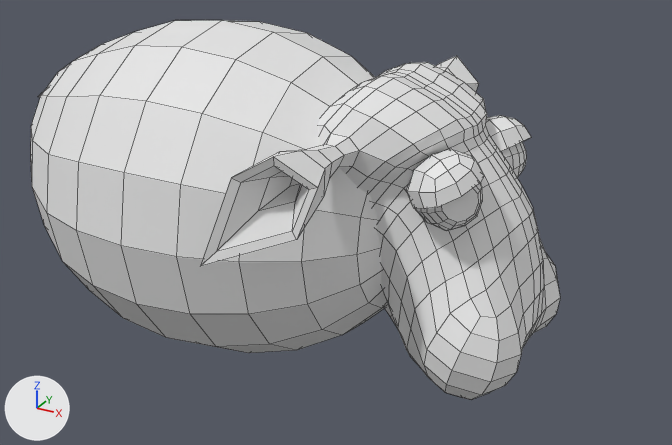
The FBX model Assets/LD35/Models/Sheep.fbx as it was, and as the next commit left it.
Rendered twice from a 50 mm camera at (4.52, -6.3, 4.85) aimed at (1.0, 0.1, 1.65). The lights are fixed; the arrows at lower left show +X, +Y and +Z. Mesh edges are drawn as thin lines.

Names of what the first picture shows: 'ShBody', 'ShEyes', 'ShHead'.
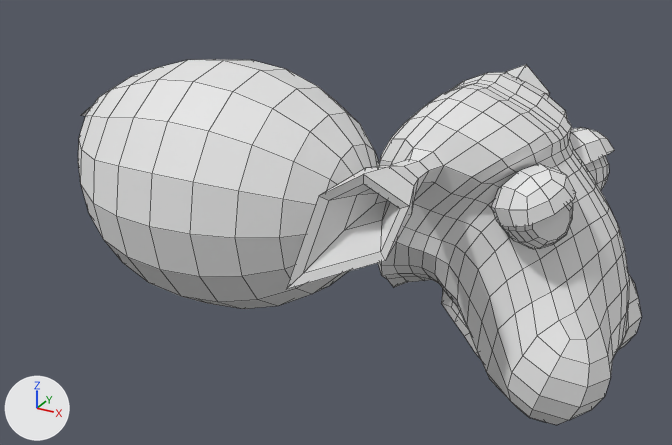
Commit message: Tweak sheep body size

Pixel boxes [x1, y1, x2, y2] of what changed, in the pictures (672 x 445 px):
'ShBody', mesh rescaled
    before: [31, 20, 387, 353]
    after: [78, 59, 379, 309]
'ShHead', moved
    before: [200, 56, 560, 400]
    after: [286, 64, 642, 425]
'ShEyes', moved
    before: [406, 115, 531, 230]
    after: [491, 127, 615, 249]

The change, as a diff of the scene's bpy script:
```diff
--- a/Assets/LD35/Models/Sheep.fbx.py
+++ b/Assets/LD35/Models/Sheep.fbx.py
@@ me_body @@
 me_body.from_pydata(...)  # 183 vertices, 198 faces; spans x -4.86..-0.73, y -1.45..1.45, z -1.23..1.67
 # used by ob_shbody; location = (2.623, 0.0, 1.621)
+# me_body part 1: the whole mesh is scaled about its middle by 0.754, then moved by (0.03, 0.0, 0.02)
@@ ob_shhead @@
 ob_shhead = bpy.data.objects.new('ShHead', me_mesh_001)
-ob_shhead.location = (2.623, 0.0, 1.621)
+ob_shhead.location = (3.273, 0.0, 1.621)
@@ ob_sheyes @@
 ob_sheyes = bpy.data.objects.new('ShEyes', me_mesh)
-ob_sheyes.location = (2.623, 0.0, 1.621)
+ob_sheyes.location = (3.273, 0.0, 1.621)
```
